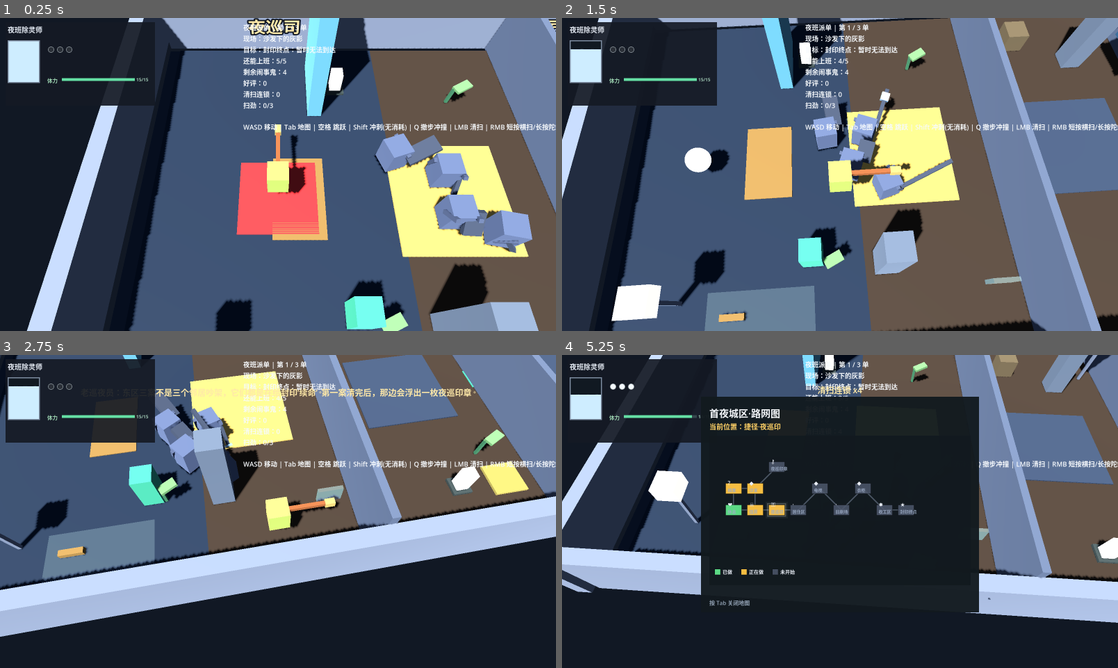
Above: before the commit, frames 1-4 (two rows, left to right).
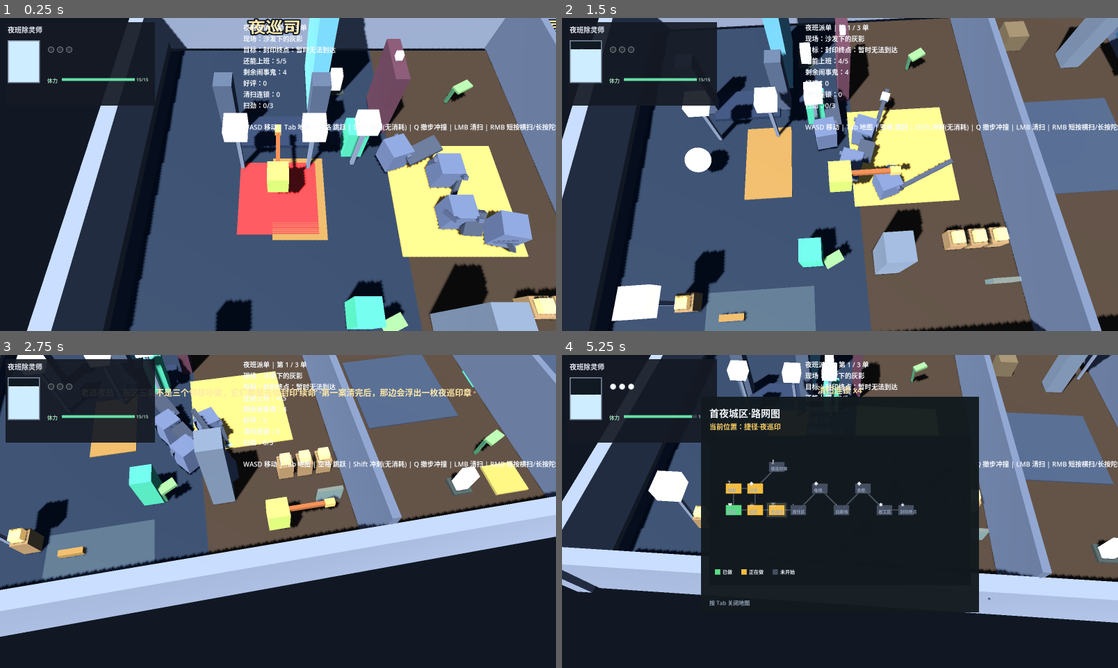
Above: after the commit, the same moments.

Repository: l754121012-afk/Ychuling
Game: Godot game, scene res://scenes/main/V2FirstLoop.tscn
Same seed, same stepped clock (60 frames per second), same inputs: the game is played once before the commit and once after it.
Inputs (mouse positions are in pixels of both pictures, inside the frame that each line leads up to):
- Up to frame 1 (0.25 s): no input
- Up to frame 2 (1.5 s): tap Enter (confirm) at 0.5 s; move the mouse to (962, 158) at 0.52 s; hold D (move_right) 0.53-1.28 s; tap E (interact) at 0.6 s; click (962, 158) at 0.67 s; tap Space (jump) at 0.77 s; move the mouse to (728, 190) at 1.27 s; hold S (move_down) from 1.28 s (still down); click (728, 190) at 1.35 s
- Up to frame 3 (2.75 s): tap Space (jump) at 1.52 s; tap E (interact) at 1.55, 2.3 s; move the mouse to (333, 442) at 2.02 s; release S (move_down) at 2.03 s; hold D (move_right) from 2.03 s (still down); tap Enter (confirm) at 2.1 s
- Up to frame 4 (5.25 s): move the mouse to (812, 574) at 2.77 s; release D (move_right) at 2.78 s; hold W (move_up) 2.78-3.53 s; tap Shift (dash) at 2.85 s; click (812, 574) at 2.92 s; tap Space (jump) at 3.02, 3.77, 4.52 s; tap E (interact) at 3.05, 3.8, 4.35 s; move the mouse to (1006, 558) at 3.52 s; hold X (heal) 3.53-4.28 s; hold A (move_left) 3.53-5.03 s; tap Tab (map) at 4.15 s; move the mouse to (673, 464) at 4.27 s; move the mouse to (867, 511) at 5.02 s; hold S (move_down) from 5.03 s (still down); tap Q (q_dash_tech) at 5.1 s; click (867, 511) at 5.17 s

The runs differ from the first frame. In frame 1, 5.3% of the frame differs, in the area x 38-100%, y 6-97%; in frame 2, 5.0%; in frame 3, 2.1%; in frame 4, 2.0%.

Commit message:
R1 夜巡司区：值房物件+捷径门实体+可击破罐可见体，修复 Node.get 两参解析错误
- first_night_region.json: 夜巡司区 +7 值房物件(柜台/两立柱/三灯/线索档案桌)，shortcut_gate 转带坐标实体门
- V2Breakable.gd: 补可见罐体 JarBody/JarRim
- M2RouteLab.gd: 捷径门金锁标记、_try_region_gate 按 E 开门/锁提示、线索档案 NPC、开捷径门翻地图状态；修复 _try_region_gate 的 Node.get 两参调用(Parse Error)
- 新增 v2_r1_nightwatch_smoke + v2_r1_runtime_smoke
- 回填 M1-RUN / SESSION-HANDOFF

Diff:
--- a/project/content/route/first_night_region.json
+++ b/project/content/route/first_night_region.json
@@ -18,7 +18,14 @@
       "depth": 16.0,
       "floor_color": "#2b3a4e",
       "props": [
-        {"type": "breakable", "id": "night_jar", "x": -16.5, "z": 5.6}
+        {"type": "breakable", "id": "night_jar", "x": -16.5, "z": 5.6},
+        {"type": "platform", "id": "nw_counter", "x": -14.8, "z": -3.0, "sx": 3.0, "sy": 0.42, "sz": 1.5, "color": "#31405a"},
+        {"type": "pillar", "x": -16.5, "z": -3.0, "r": 0.32, "h": 3.2, "color": "#5d6b80"},
+        {"type": "pillar", "x": -13.1, "z": -3.0, "r": 0.32, "h": 3.2, "color": "#5d6b80"},
+        {"type": "lamp", "x": -16.0, "z": -1.3, "r": 0.55},
+        {"type": "lamp", "x": -13.4, "z": -1.3, "r": 0.55},
+        {"type": "platform", "id": "nw_clue_desk", "x": -11.6, "z": -3.0, "sx": 1.6, "sy": 0.42, "sz": 1.2, "color": "#31405a"},
+        {"type": "lamp", "x": -11.6, "z": -1.5, "r": 0.5}
       ],
       "decor": [
         {"type": "waterfall", "x": -13.0, "z": -5.4, "w": 3.0, "h": 7.0},
@@ -114,7 +121,7 @@
     {"id": "seal_endpoint", "type": "objective", "x": 16.0, "z": 0.0}
   ],
   "ability_gates": [
-    {"id": "shortcut_gate", "required_ability": "night_stamp", "unlocks_zone": "shortcut_east"},
+    {"id": "shortcut_gate", "required_ability": "night_stamp", "unlocks_zone": "shortcut_east", "world": true, "x": -10.3, "z": -4.0, "kind": "ability", "prompt": "夜巡印章捷径门"},
     {"id": "boss_gate", "required_quest": "side_b", "unlocks_zone": "boss_room"},
     {"id": "seal_door", "required_boss": "seal_boss", "unlocks_zone": "seal_endpoint", "world": true, "x": 15.4, "z": 0.0, "kind": "boss", "prompt": "封印之门"}
   ],
--- a/project/scripts/main/M2RouteLab.gd
+++ b/project/scripts/main/M2RouteLab.gd
@@ -89,6 +89,7 @@
 	_build_environment()
 	_build_route_floor()
 	_build_region_world()
+	_build_shortcut_gate_marker()
 	_build_case_pads()
 	_build_rest_markers()
 	_build_route_gates()
@@ -124,7 +125,8 @@
 		elif _player.global_position.x > 17.0:
 			_finish_shift()
 	if Input.is_action_just_pressed("interact") and not (_boss_key_granted and absf(_player.global_position.x - 18.0) < 3.0):
-		_try_v2_npc()
+		if not _try_region_gate():
+			_try_v2_npc()
 
 
 func _on_ghost_sent(ghost: TestGhost) -> void:
@@ -300,6 +302,11 @@
 			"position": Vector3(6.2, 0.0, -4.6),
 			"message": "神秘鬼：你要找的钥匙不在房间里，而在收工 Boss 心里。金色柱子就是那扇该被打开的门。",
 		},
+		{
+			"id": "np_clue_archive",
+			"position": Vector3(-11.6, 0.0, -2.2),
+			"message": "线索档案：夜巡印章是开旧捷径门的凭据。第一单落地后它会浮出，回来按 E 打开这扇侧门。",
+		},
 	]
 	for npc in _npc_data:
 		var marker := PlaceholderKit.box("art_key_v2_npc_%s" % npc.id, Color("#57d4a5"), Vector3(0.8, 1.6, 0.8))
@@ -321,11 +328,66 @@
 		var npc_position: Vector3 = npc.position
 		if _player.global_position.distance_to(npc_position) < 3.2:
 			_show_event(str(npc.message))
+			if str(npc.id) == "np_clue_archive" and is_instance_valid(_world_map):
+				_world_map.set_state("nw_clue", V2WorldMap.STATE_DONE)
 			if str(npc.id) == "np_mystery_ghost" and _boss_waiting_npc and not _final_started:
 				_boss_waiting_npc = false
 				_boss_revealed = true
 				_start_final_event()
 			return
+
+
+func _build_shortcut_gate_marker() -> void:
+	var gate: Node = _region_gates.get("shortcut_gate")
+	if not is_instance_valid(gate):
+		return
+	var lock := PlaceholderKit.box("art_key_v2_shortcut_lock", Color("#ffd166"), Vector3(0.24, 0.3, 0.24))
+	lock.material_override = PlaceholderKit.emissive_material(Color("#ffd166"), 2.2)
+	lock.position = gate.global_position + Vector3(0.0, 3.3, 0.0)
+	add_child(lock)
+
+
+# 门/捷径互动：靠近一个带坐标的世界门按 E —— 满足条件则开启，否则给出锁提示。
+func _try_region_gate() -> bool:
+	if not is_instance_valid(_player):
+		return false
+	for gate_id in _region_gates:
+		var gate: Node = _region_gates[gate_id]
+		if not is_instance_valid(gate) or not gate.has_method("can_open"):
+			continue
+		var gate_pos: Vector3 = gate.global_position
+		if _player.global_position.distance_to(gate_pos) < 3.4:
+			var abilities := {}
+			if _has_night_stamp:
+				abilities["night_stamp"] = true
+			if gate.can_open(abilities, _boss_key_granted):
+				gate.attempt_open(abilities, _boss_key_granted)
+				if gate_id == "shortcut_gate":
+					_show_event("夜巡印章捷径门开启！通往东侧的旧路恢复了")
+					_on_shortcut_gate_opened(gate_pos)
+				else:
+					_show_event(str(gate.get("prompt")))
+				return true
+			var req_ability := str(gate.get("required_ability"))
+			var req_boss := str(gate.get("required_boss"))
+			var req_quest := str(gate.get("required_quest"))
+			if req_ability == "night_stamp":
+				_show_event("夜巡印章捷径门锁着：需要『夜巡印章』才能打开")
+			elif req_boss == "seal_boss":
+				_show_event("封印之门：需要击败收工 Boss 才能打开")
+			elif req_quest == "side_b":
+				_show_event("Boss 之门：需要完成支线『遗物线索』才能打开")
+			else:
+				_show_event("门锁住了")
+			return true
+	return false
+
+
+func _on_shortcut_gate_opened(p_pos: Vector3) -> void:
+	_spawn_ritual(p_pos, Color("#ffd166"))
+	if is_instance_valid(_world_map):
+		_world_map.set_state("nw_gate", V2WorldMap.STATE_DONE)
+		_world_map.set_state("nw_key", V2WorldMap.STATE_DONE)
 
 
 func _build_environment() -> void:
--- a/project/scripts/v2/V2Breakable.gd
+++ b/project/scripts/v2/V2Breakable.gd
@@ -12,6 +12,21 @@
 		collision.shape = shape
 		collision.position.y = 0.55
 		add_child(collision)
+	_build_visible_jar()
+
+
+# 可击破物目前只有碰撞球、没有可见网格，玩家在场景里看不见罐子。这里补一个占位罐体，
+# 让“可击破罐”成为可读的实体（颜色/形状后续可直接换美术，不影响判定）。
+func _build_visible_jar() -> void:
+	if get_node_or_null("JarBody") != null:
+		return
+	var body := PlaceholderKit.box("JarBody", Color("#b08d5f"), Vector3(0.62, 0.78, 0.62))
+	body.position.y = 0.42
+	add_child(body)
+	var rim := PlaceholderKit.box("JarRim", Color("#c9a05e"), Vector3(0.42, 0.26, 0.42))
+	rim.position.y = 0.96
+	rim.material_override = PlaceholderKit.emissive_material(Color("#c9a05e"), 1.0)
+	add_child(rim)
 
 
 func on_cleaned(_p_by: Node, _p_is_sweep: bool = false, _p_damage: int = 1) -> void:
--- /dev/null
+++ b/project/tests/v2_r1_nightwatch_smoke.gd
@@ -0,0 +1,103 @@
+extends SceneTree
+
+# R1 夜巡司区验收：值房柜台 / 线索档案桌 / 捷径门(夜巡印章) / 可击破罐 / 地图状态。
+# 这些断言来自 V2RouteData.load_region 生成的区域世界，不改任何游戏数据。
+
+const RouteData := preload("res://scripts/v2/V2RouteData.gd")
+const RegionBuilder := preload("res://scripts/v2/V2RegionBuilder.gd")
+const WorldMap := preload("res://scripts/v2/V2WorldMap.gd")
+
+
+func _init() -> void:
+	call_deferred("_run")
+
+
+func _run() -> void:
+	var region: Dictionary = RouteData.load_region()
+	var root_node := Node3D.new()
+	root.add_child(root_node)
+
+	var handle: Dictionary = RegionBuilder.build(root_node, region)
+	for _frame in range(6):
+		await process_frame
+
+	var gates: Dictionary = handle.get("gates", {})
+	var props: int = int(handle.get("props", 0))
+
+	# 1) 捷径门世界实体存在，且是夜巡印章能力门
+	var shortcut: Node = gates.get("shortcut_gate")
+	var shortcut_ok: bool = is_instance_valid(shortcut) and shortcut.has_method("can_open")
+	var shortcut_req: String = shortcut.get("required_ability") if shortcut_ok else "_"
+	var shortcut_locked: bool = shortcut_ok and not shortcut.can_open({}, false)            # 没印章不能开
+	var shortcut_openable: bool = shortcut_ok and shortcut.can_open({"night_stamp": true}, false)  # 有印章可开
+
+	# 2) 封印之门实体仍在
+	var seal: Node = gates.get("seal_door")
+	var seal_ok: bool = is_instance_valid(seal) and seal.has_method("can_open")
+
+	# 3) 值房柜台 & 线索档案桌平台（按位置扫描 StaticBody3D，EnvFactory 不保留 id 名）
+	var counter_ok: bool = _platform_near(root_node, Vector3(-14.8, 0.0, -3.0), 1.2)
+	var clue_ok: bool = _platform_near(root_node, Vector3(-11.6, 0.0, -3.0), 1.2)
+
+	# 4) 可击破罐有可见体（JarBody 子节点）
+	var jar_ok: bool = _has_named_child_near(root_node, "JarBody", Vector3(-16.5, 0.0, 5.6), 1.2)
+
+	# 5) 地图初始状态：夜巡司值房 = 正在做(IN_PROGRESS)，捷径门/线索 = 正在做，印章 = 未开始
+	var map: WorldMap = WorldMap.new()
+	map.load_from(WorldMap.seed_night_watch())
+	var hub_state: int = map.state_of("nw_hub")
+	var clue_state: int = map.state_of("nw_clue")
+	var gate_state: int = map.state_of("nw_gate")
+	var key_state: int = map.state_of("nw_key")
+	var hub_done_after: bool = false
+	map.set_state("nw_hub", WorldMap.STATE_DONE)
+	hub_done_after = map.state_of("nw_hub") == WorldMap.STATE_DONE
+	map.free()
+
+	var ok: bool = (
+		props >= 18
+		and shortcut_ok
+		and shortcut_req == "night_stamp"
+		and shortcut_locked
+		and shortcut_openable
+		and seal_ok
+		and counter_ok
+		and clue_ok
+		and jar_ok
+		and hub_state == WorldMap.STATE_IN_PROGRESS
+		and clue_state == WorldMap.STATE_IN_PROGRESS
+		and gate_state == WorldMap.STATE_IN_PROGRESS
+		and key_state == WorldMap.STATE_LOCKED
+		and hub_done_after
+	)
+
+	print("V2_R1 props=%d shortcut=%s req=%s locked=%s openable=%s seal=%s counter=%s clue=%s jar=%s"
+		% [props, shortcut_ok, shortcut_req, shortcut_locked, shortcut_openable, seal_ok, counter_ok, clue_ok, jar_ok])
+	print("V2_R1_MAP hub=%s clue=%s gate=%s key=%s hub_done_after=%s"
+		% [state_name(hub_state), state_name(clue_state), state_name(gate_state), state_name(key_state), hub_done_after])
+
+	quit(0 if ok else 1)
+
+
+func _platform_near(p_root: Node, p_pos: Vector3, p_tol: float) -> bool:
+	for child in p_root.get_children():
+		if child is StaticBody3D:
+			if child.global_position.distance_to(p_pos) < p_tol:
+				return true
+	return false
+
+
+func _has_named_child_near(p_root: Node, p_name: String, p_pos: Vector3, p_tol: float) -> bool:
+	for child in p_root.get_children():
+		if child.global_position.distance_to(p_pos) < p_tol:
+			if child.get_node_or_null(p_name) != null:
+				return true
+	return false
+
+
+func state_name(p_state: int) -> String:
+	if p_state == WorldMap.STATE_DONE:
+		return "DONE"
+	if p_state == WorldMap.STATE_IN_PROGRESS:
+		return "IN_PROGRESS"
+	return "LOCKED"
--- /dev/null
+++ b/project/tests/v2_r1_runtime_smoke.gd
@@ -0,0 +1,77 @@
+extends SceneTree
+
+# R1 夜巡司区运行时验收：加载主场景，直接驱动两条互动路径——
+#   1) 靠近线索档案按 E（_try_v2_npc）→ 地图 nw_clue 翻 DONE
+#   2) 持夜巡印章靠近捷径门按 E（_try_region_gate）→ 门开启，nw_gate/nw_key 翻 DONE
+# 该脚本直接调用场景根脚本的方法，不依赖真实按键，用于 headless 回归。
+
+
+func _init() -> void:
+	call_deferred("_run")
+
+
+func _run() -> void:
+	var packed: PackedScene = load("res://scenes/main/V2FirstLoop.tscn")
+	var main: Node = packed.instantiate()
+	root.add_child(main)
+	for _frame in range(10):
+		await process_frame
+
+	var player: Node3D = get_first_node_in_group("player")
+	var world_map = main.get("_world_map")
+
+	# --- 1) 线索档案：没有印章也先能读线索 ---
+	var start_clue_state: int = world_map.state_of("nw_clue") if is_instance_valid(world_map) else -1
+	player.global_position = Vector3(-11.6, 0.9, -2.2)
+	await process_frame
+	main._try_v2_npc()
+	await process_frame
+	var clue_after: int = world_map.state_of("nw_clue") if is_instance_valid(world_map) else -1
+
+	# --- 2) 捷径门：未拿到印章 → 锁着 ---
+	var gates: Dictionary = main.get("_region_gates")
+	var shortcut: Node = gates.get("shortcut_gate")
+	var gate_open_before: bool = shortcut.is_open() if is_instance_valid(shortcut) else false
+	player.global_position = Vector3(-10.3, 0.9, -4.0)
+	await process_frame
+	var opened_locked: bool = main._try_region_gate()
+	await process_frame
+	var gate_open_after_lock: bool = shortcut.is_open() if is_instance_valid(shortcut) else false
+
+	# --- 3) 拿到夜巡印章 → 开捷径门 ---
+	main.set("_has_night_stamp", true)
+	player.global_position = Vector3(-10.3, 0.9, -4.0)
+	await process_frame
+	var opened_with_stamp: bool = main._try_region_gate()
+	await process_frame
+	var gate_open_after_stamp: bool = shortcut.is_open() if is_instance_valid(shortcut) else false
+	var gate_state: int = world_map.state_of("nw_gate") if is_instance_valid(world_map) else -1
+	var key_state: int = world_map.state_of("nw_key") if is_instance_valid(world_map) else -1
+
+	var ok: bool = (
+		start_clue_state == world_map.STATE_IN_PROGRESS
+		and clue_after == world_map.STATE_DONE
+		and is_instance_valid(shortcut)
+		and gate_open_before == false
+		and opened_locked == true                      # 锁住时碰撞后返回(true)表示“这扇门处理了本次互动”，不再往外走
+		and gate_open_after_lock == false
+		and opened_with_stamp == true
+		and gate_open_after_stamp == true
+		and gate_state == world_map.STATE_DONE
+		and key_state == world_map.STATE_DONE
+	)
+
+	print("V2_R1_RT clue=%s->%s gate_before=%s lock_return=%s gate_after_lock=%s stamp_return=%s gate_after_stamp=%s gate_state=%s key_state=%s"
+		% [state_name(start_clue_state), state_name(clue_after), gate_open_before, opened_locked, gate_open_after_lock, opened_with_stamp, gate_open_after_stamp, state_name(gate_state), state_name(key_state)])
+
+	quit(0 if ok else 1)
+
+
+func state_name(p_state: int) -> String:
+	if p_state == -1:
+		return "N/A"
+	if p_state == 2:
+		return "DONE"
+	if p_state == 1:
+		return "IN_PROGRESS"
+	return "LOCKED"
Not shown, changed: outputs/M1-RUN.md
Not shown, changed: outputs/SESSION-HANDOFF.md
